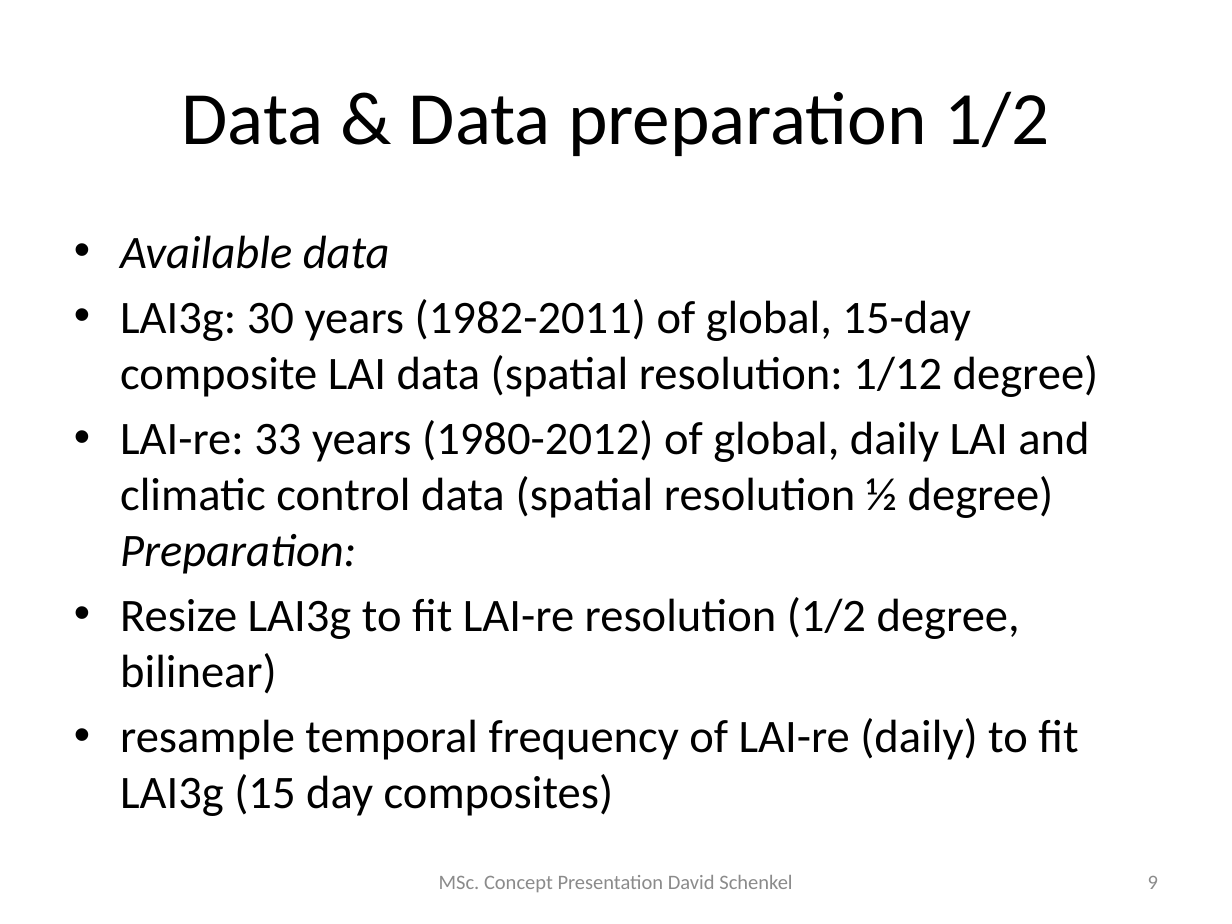
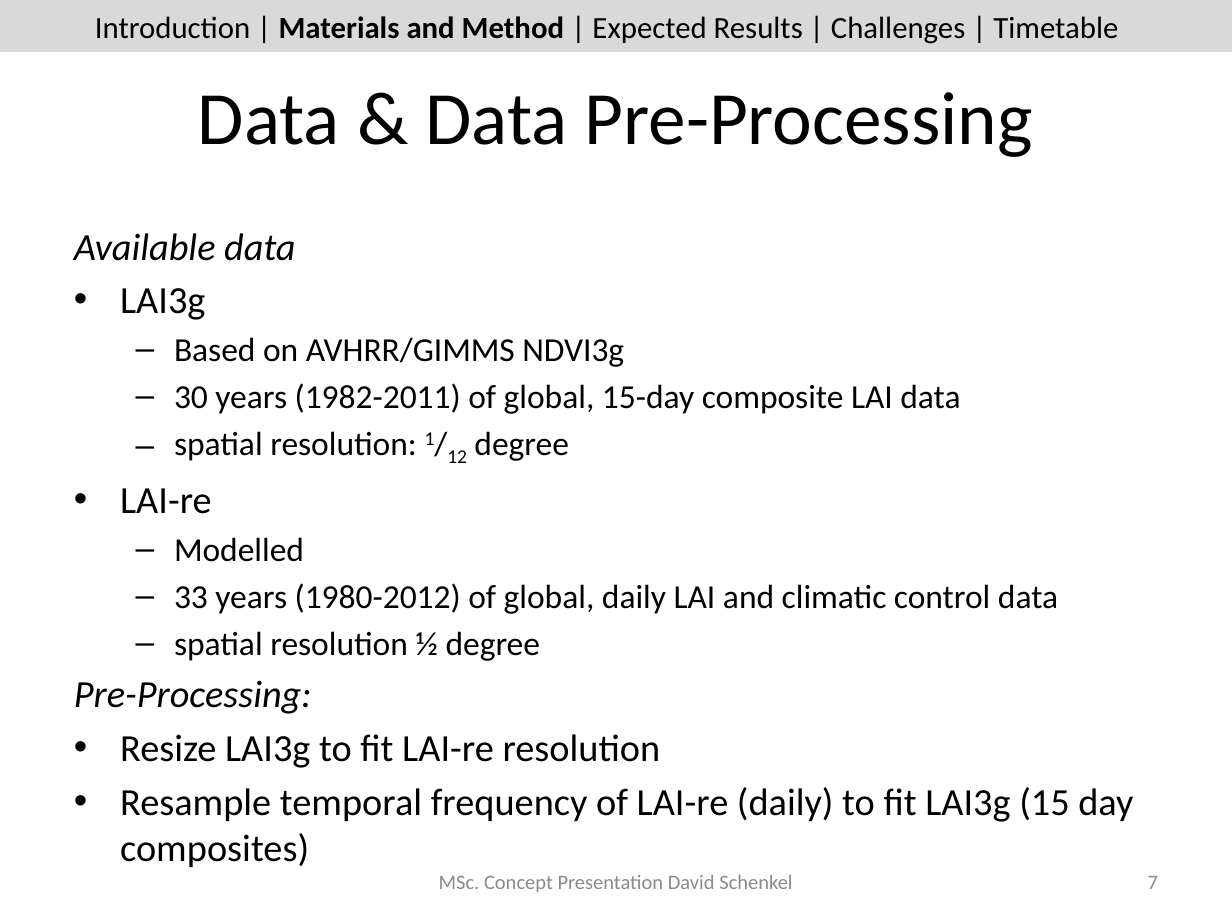
Before and after one commit to dschenkel/geo511, a slide deck: slide 7 of concept_presentation.pptx (slide 9 before the commit). Drawn at 1232x924 pixels with LibreOffice and Linux fonts; fonts in the diff are those of the drawing. Boxes give left, top, right and bottom in pixels: in the first picture for what was removed or moved away, otherwise in the second. Text is boxed around its words. In the diff, an @@ line names an element or a change of style, - is before the commit and + after.

Commit message:
presentation, timetable

```diff
--- a/concept_presentation.pptx
+++ b/concept_presentation.pptx
@@ rectangle added at [0, 0, 1232, 52], fill #D9D9D9 @@
@@ text added at [95, 16, 1118, 44], 18 pt, text #000000 @@
+Introduction | Materials and Method | Expected Results | Challenges | Timetable
@@ title at [198, 92, 1032, 157]: text changed @@
-Data & Data preparation 1/2
+Data & Data Pre-Processing
@@ text at [74, 233, 295, 261]: size 27.2 to 22.4 pt in "Available data"; bullet • to none @@
@@ text at [74, 288, 1133, 822]: text changed; size 27.2 to 19.6 pt @@
-• LAI3g: 30 years (1982-2011) of global, 15-day composite LAI data (spatial resolution: 1/12 degree)
-• LAI-re: 33 years (1980-2012) of global, daily LAI and climatic control data (spatial resolution ½ degree)
-  Preparation:
-• Resize LAI3g to fit LAI-re resolution (1/2 degree, bilinear)
-• resample temporal frequency of LAI-re (daily) to fit LAI3g (15 day composites)
+• LAI3g
+  – Based on AVHRR/GIMMS NDVI3g
+  – 30 years (1982-2011) of global, 15-day composite LAI data
+  – spatial resolution: 1/12 degree
+• LAI-re
+  – Modelled
+  – 33 years (1980-2012) of global, daily LAI and climatic control data
+  – spatial resolution ½ degree
+Pre-Processing:
+• Resize LAI3g to fit LAI-re resolution
+• Resample temporal frequency of LAI-re (daily) to fit LAI3g (15 day composites)
@@ page number at [1148, 876, 1158, 889]: text changed @@
-9
+7
```
Also in this commit, not shown: 19 other slides changed, 2 slides added, 13 other files.
